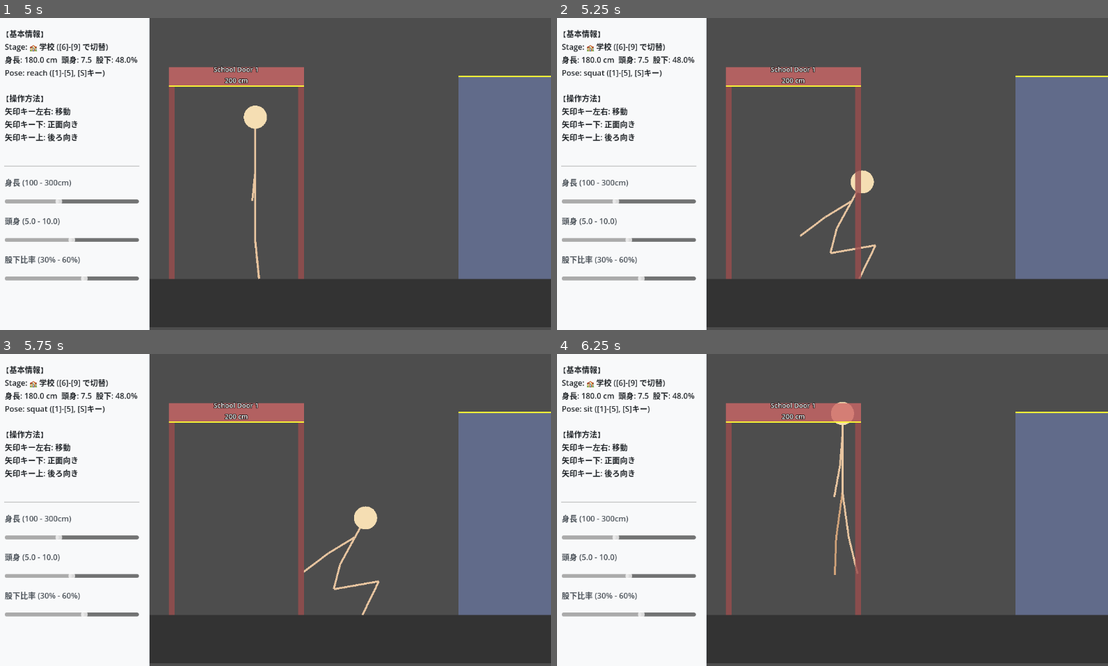
Above: before the commit, frames 1-4 (two rows, left to right).
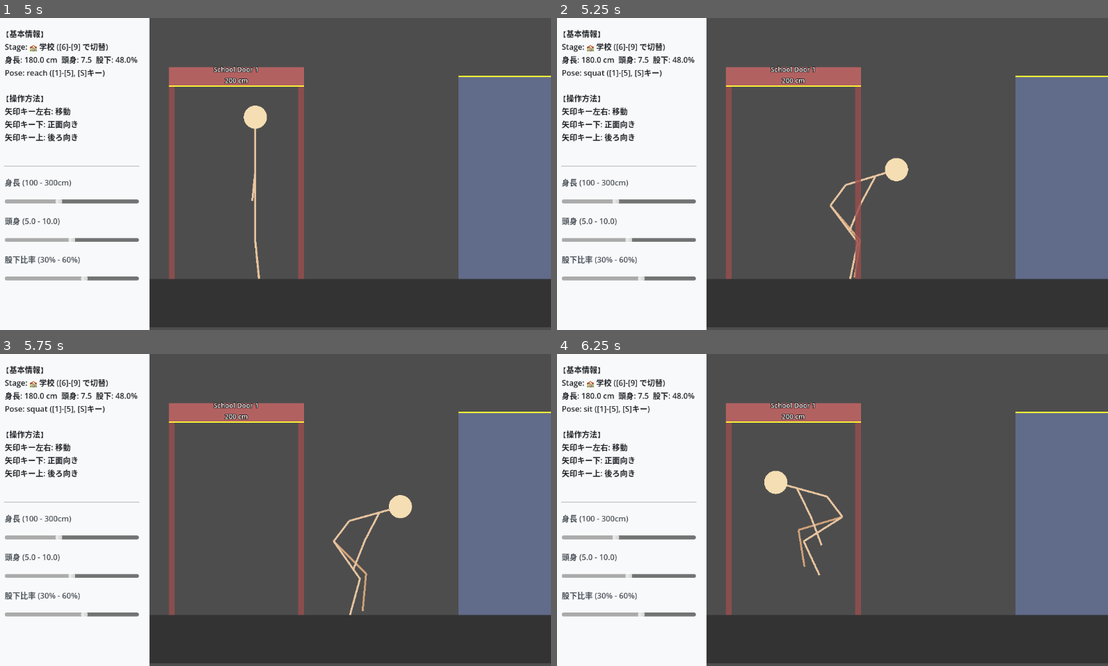
Above: after the commit, the same moments.

Repository: tinky44/TLS_3D
Game: Godot game, scene res://Main.tscn
Two runs of this game, one before a commit and one after it. Both use one fixed random seed, a clock stepped at 60 frames per second and the inputs below.
Inputs:
- Up to frame 1 (5 s): tap Enter (ui_accept) at 0.5, 0.77, 1.52, 2.75, 3.02, 3.77, 4.52 s; hold 6 0.53-1.28 s; hold Right (ui_right) 0.53-2.03 s; tap 7 at 1.35 s; hold Left (ui_left) 2.03-2.78 s; hold 8 2.03-2.78 s; hold Right (ui_right) 2.78-4.28 s; tap 9 at 2.85 s; hold 1 3.53-4.28 s; hold Left (ui_left) from 4.28 s (still down); tap 2 at 4.35 s
- Up to frame 2 (5.25 s): release Left (ui_left) at 5.03 s; hold Right (ui_right) from 5.03 s (still down); hold 3 from 5.03 s (still down)
- Up to frame 3 (5.75 s): keep holding Right (ui_right); keep holding 3
- Up to frame 4 (6.25 s): release Right (ui_right) at 5.78 s; release 3 at 5.78 s; hold Left (ui_left) from 5.78 s (still down); tap 4 at 5.85 s; tap Enter (ui_accept) at 6.02 s

Frame 1 is identical in both runs. In frame 2, 1.0% of the frame differs, in the area x 44-64%, y 44-84%; in frame 3, 1.1%; in frame 4, 1.2%, in the area x 37-55%, y 15-72%.

Commit message:
feat: 屈み動作に滑らかな補間アニメーションを追加
- SkeletalPlayer に visual_height_cm を追加し、目標の高さまで毎フレーム補間(lerp)するように変更
- CharacterDrawer で補間中の高さに基づいてIK計算を行うことで、屈み始めと立ち上がりの動作をヌルっとさせた
- コリジョンのサイズ変更も視覚的な補間に同期

Co-Authored-By: gemini <218195315+gemini-cli@users.noreply.github.com>

Diff:
--- a/godot-project/scripts/CharacterDrawer.gd
+++ b/godot-project/scripts/CharacterDrawer.gd
@@ -10,7 +10,6 @@
     var facing = player.facing
     var is_walking = player.is_walking
     var walk_phase = player.walk_phase
-    var target_crouch_cm = player.target_crouch_cm
 
     if m == null or m.is_empty():
         return
@@ -39,10 +38,11 @@
     var shin_l = (m["leg"] * 0.45) * p
 
     # Crouch時の二分探索ロジック
-    if pose == "crouch":
-        var target_cm = target_crouch_cm
-        if target_cm <= 0: target_cm = m["height"] * 0.8
-        var target_px = target_cm * p
+    # pose が crouch の時、または高さが補間中(フル身長でない)の時にアニメーションを適用
+    var is_crouching = (pose == "crouch") or (player.visual_height_cm < m["height"] - 0.1)
+
+    if is_crouching:
+        var target_px = player.visual_height_cm * p
 
         var min_t = 0.0
         var max_t = 2.0
--- a/godot-project/scripts/SkeletalPlayer.gd
+++ b/godot-project/scripts/SkeletalPlayer.gd
@@ -15,6 +15,7 @@
 
 var auto_crouch: bool = true
 var target_crouch_cm: float = -1.0
+var visual_height_cm: float = 180.0 # 補間用の現在の高さ
 
 # 計測データ
 var m: Dictionary
@@ -36,9 +37,11 @@
         var global = get_node("/root/Global")
         m = global.get_body_measurements()
         CM_TO_PX = global.CM_TO_PX
+        visual_height_cm = m["height"]
     else:
         # フォールバック (とりあえず180cm女性)
         m = _mock_measurements()
+        visual_height_cm = m["height"] # Initialize for fallback too
 
     # 古いセンサーを破棄
     for s in sensors:
@@ -82,6 +85,7 @@
         walk_phase = lerp_angle(walk_phase, 0.0, 10.0 * delta)
 
     _handle_auto_crouch()
+    _update_visual_height(delta)
     _update_collision()
     move_and_slide()
     character_drawer.queue_redraw() # 毎フレーム再描画
@@ -178,19 +182,24 @@
     sensors[4].force_raycast_update()
     return sensors[4].is_colliding()
 
+func _update_visual_height(delta: float):
+    var target_h_cm = m["height"]
+
+    if pose == "squat": target_h_cm *= 0.65
+    elif pose == "sit": target_h_cm *= 0.55
+    elif pose == "chair_sit": target_h_cm = 45.0 + m["height"] * 0.55
+    elif pose == "crouch":
+        if target_crouch_cm > 0:
+            target_h_cm = target_crouch_cm
+        else:
+            target_h_cm *= 0.8
+
+    # 補間の速さ (15.0 くらいだとヌルっとしつつキビキビ動く)
+    visual_height_cm = lerp(visual_height_cm, target_h_cm, 15.0 * delta)
+
 func _update_collision():
-    # ポーズに応じてコリジョンの高さと位置を調節
-    var h_cm = m["height"]
-    var current_top_cm = h_cm
-
-    if pose == "squat": current_top_cm *= 0.65
-    elif pose == "sit": current_top_cm *= 0.55
-    elif pose == "chair_sit": current_top_cm = 45.0 + h_cm * 0.55
-    elif pose == "crouch":
-        if target_crouch_cm > 0: current_top_cm = target_crouch_cm
-        else: current_top_cm *= 0.8
-
-    var h_px = current_top_cm * CM_TO_PX
+    # 補間された高さに基づいてコリジョンの高さを調節
+    var h_px = visual_height_cm * CM_TO_PX
     var shape = collision_shape.shape as CapsuleShape2D
     if shape:
         shape.height = max(40.0, h_px)
